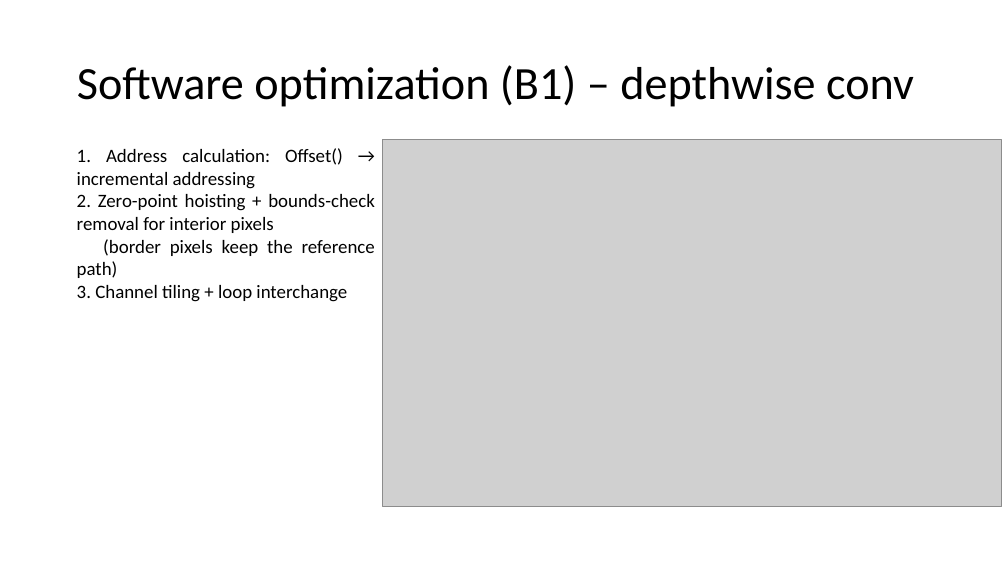
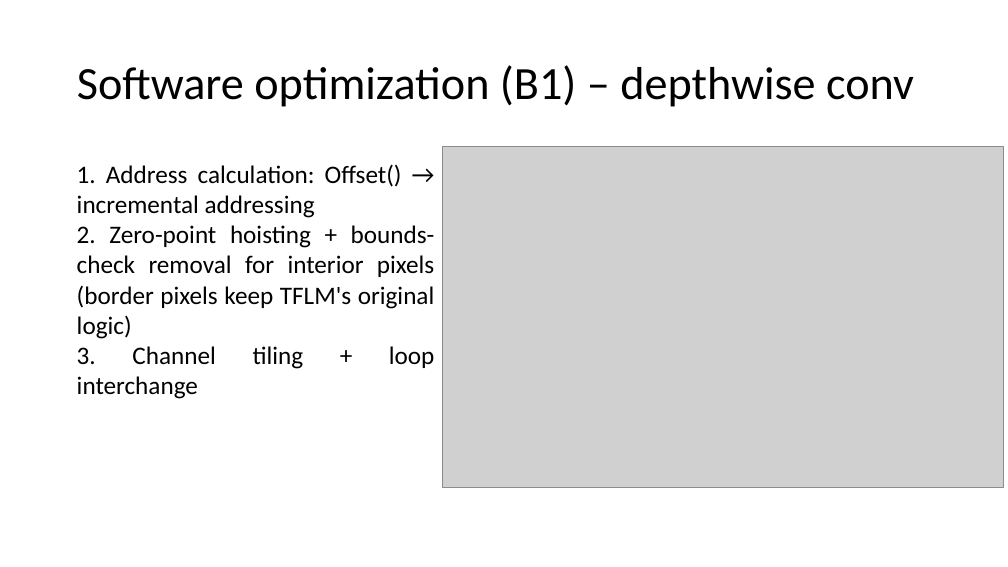
Before and after one commit to todayisallen/Quantized-Neural-Network-Acceleration-on-RV64IMC, a slide deck: slide 9 of Midterm Project.pptx. Drawn at 1008x567 pixels with LibreOffice and Linux fonts; fonts in the diff are those of the drawing; grey boxes stand for pictures. Boxes give left, top, right and bottom in pixels: in the first picture for what was removed or moved away, otherwise in the second. Text is boxed around its words. In the diff, an @@ line names an element or a change of style, - is before the commit and + after.

```diff
--- a/Midterm Project.pptx
+++ b/Midterm Project.pptx
@@ picture: place and size @@
-picture at (383, 140, 1002, 507)
+picture at (442, 147, 1003, 487)
@@ text "1. Address calculation: Offset() → ...": place and size @@
-text "1. Address calculation: Offset() → ..." at (77, 148, 375, 302)
+text "1. Address calculation: Offset() → ..." at (77, 164, 435, 399)
@@ text at (77, 164, 435, 399): size 18 to 24 pt in "1. Address calculation: Offset() → incremental addressing", "3. Channel tiling + loop interchange" @@
@@ text at (77, 225, 435, 339): text changed; size 18 to 24 pt @@
-2. Zero-point hoisting + bounds-check removal for interior pixels
-(border pixels keep the reference path)
+2. Zero-point hoisting + bounds-check removal for interior pixels (border pixels keep TFLM's original logic)
```
Also in this commit, not shown: 12 other slides changed, 1 slide added.
